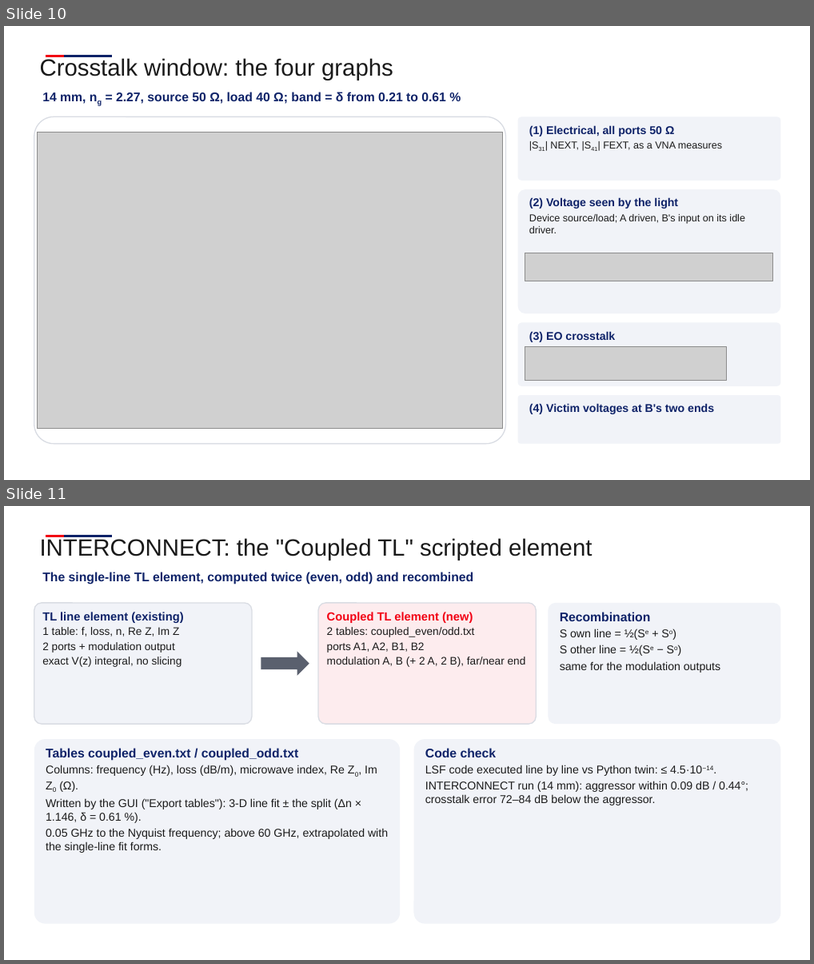
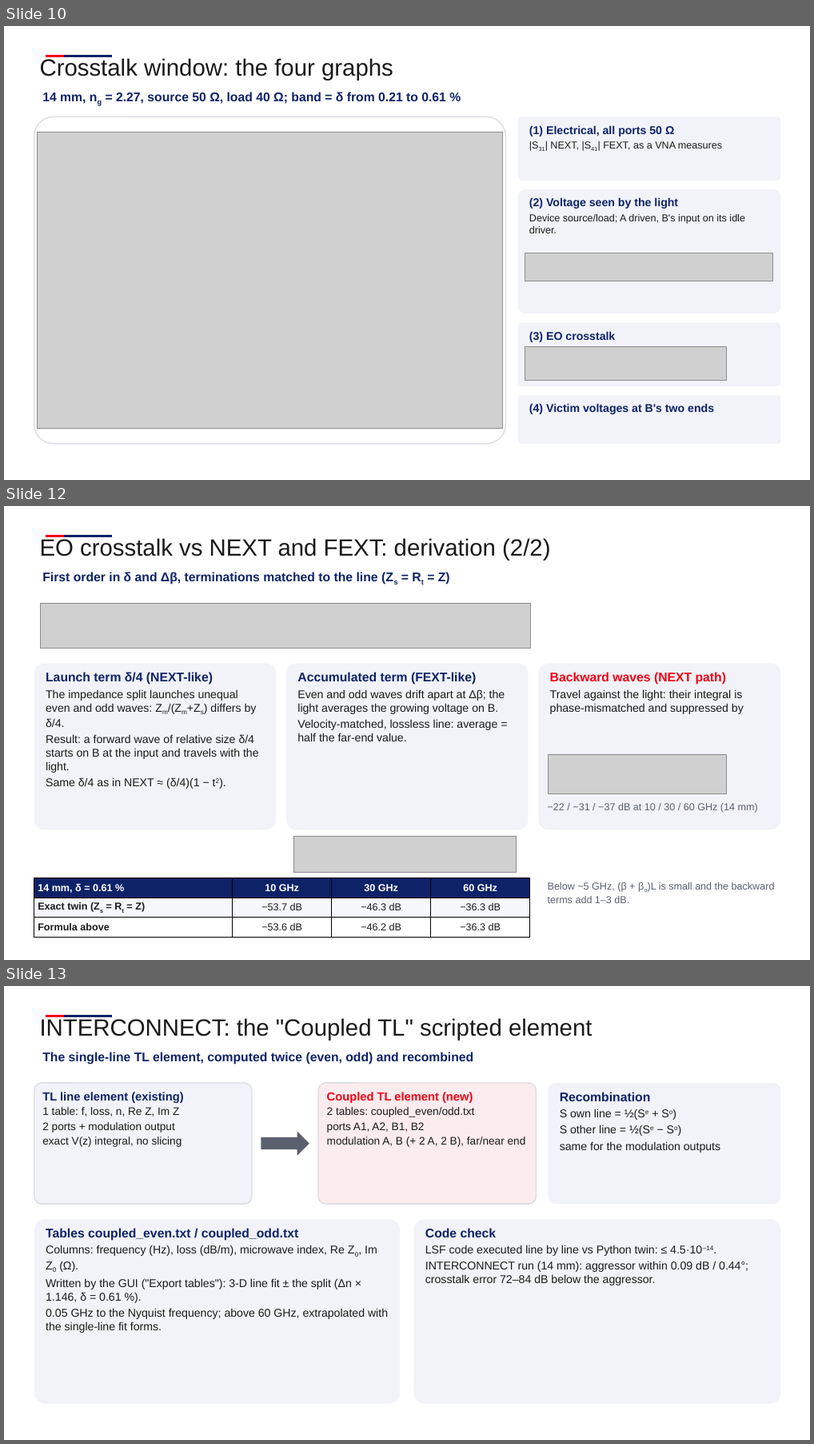
Before and after one commit to andreimuresian/claude, a slide deck: docs/cst/xtalk/crosstalk_meeting.pptx. Shown one above the other, each under a label of ours: slides 10 and 11 before the commit, slides 10, 12 and 13 after it; the slides between them are not shown. The pictures are 814x964 and 814x1444 pixels, drawn with LibreOffice and Linux fonts; fonts in the diff are those of the drawing; grey boxes stand for pictures; background and template pictures are left out. Boxes give left, top, right and bottom in pixels: in the first picture for what was removed or moved away, otherwise in the second. Text is boxed around its words. In the diff, an @@ line names an element or a change of style, - is before the commit and + after.

```diff
--- a/docs/cst/xtalk/crosstalk_meeting.pptx
+++ b/docs/cst/xtalk/crosstalk_meeting.pptx
@@ slide 12 added at bbox=[4, 506, 810, 960], background #FFFFFF; not listed: 2 template elements that a slide beside it also shows @@
@@ text added at bbox=[40, 538, 550, 560], 28 pt, text #1A1A1A @@
+EO crosstalk vs NEXT and FEXT: derivation (2/2)
@@ text added at bbox=[42, 572, 394, 584], 15 pt, text #0E2268, bold @@
+First order in δ and Δβ, terminations matched to the line (Zs = Rt = Z)
@@ picture added at bbox=[40, 603, 531, 648] @@
@@ rounded rectangle added at bbox=[34, 664, 276, 830], fill #F1F3F8 @@
@@ text added at bbox=[46, 672, 259, 788], 13.5 pt, text #1A1A1A @@
+Launch term δ/4 (NEXT-like)
+The impedance split launches unequal even and odd waves: Zm/(Zm+Zs) differs by δ/4.
+Result: a forward wave of relative size δ/4 starts on B at the input and travels with the light.
+Same δ/4 as in NEXT ≈ (δ/4)(1 − t2).
@@ rounded rectangle added at bbox=[286, 664, 529, 830], fill #F1F3F8 @@
@@ text added at bbox=[298, 672, 506, 741], 13.5 pt, text #1A1A1A @@
+Accumulated term (FEXT-like)
+Even and odd waves drift apart at Δβ; the light averages the growing voltage on B.
+Velocity-matched, lossless line: average = half the far-end value.
@@ rounded rectangle added at bbox=[538, 664, 782, 830], fill #F1F3F8 @@
@@ text added at bbox=[550, 672, 744, 714], 13.5 pt, text #1A1A1A @@
+Backward waves (NEXT path)
+Travel against the light: their integral is phase-mismatched and suppressed by
@@ picture added at bbox=[549, 754, 727, 793] @@
@@ text added at bbox=[548, 803, 758, 812], 12 pt, text #5A606E @@
+−22 / −31 / −37 dB at 10 / 30 / 60 GHz (14 mm)
@@ picture added at bbox=[294, 836, 517, 872] @@
@@ table added at bbox=[34, 878, 530, 936], 3 rows, 4 columns @@
+14 mm, δ = 0.61 % | 10 GHz | 30 GHz | 60 GHz
+Exact twin (Zs = Rt = Z) | −53.7 dB | −46.3 dB | −36.3 dB
+Formula above | −53.6 dB | −46.2 dB | −36.3 dB
@@ text added at bbox=[548, 882, 775, 903], 12 pt, text #5A606E @@
+Below ~5 GHz, (β + βo)L is small and the backward terms add 1–3 dB.
@@ what was slide 11 is now slide 13 @@
```
Also in this commit, not shown: 1 slide changed, 1 other slide added, 9 other files.
